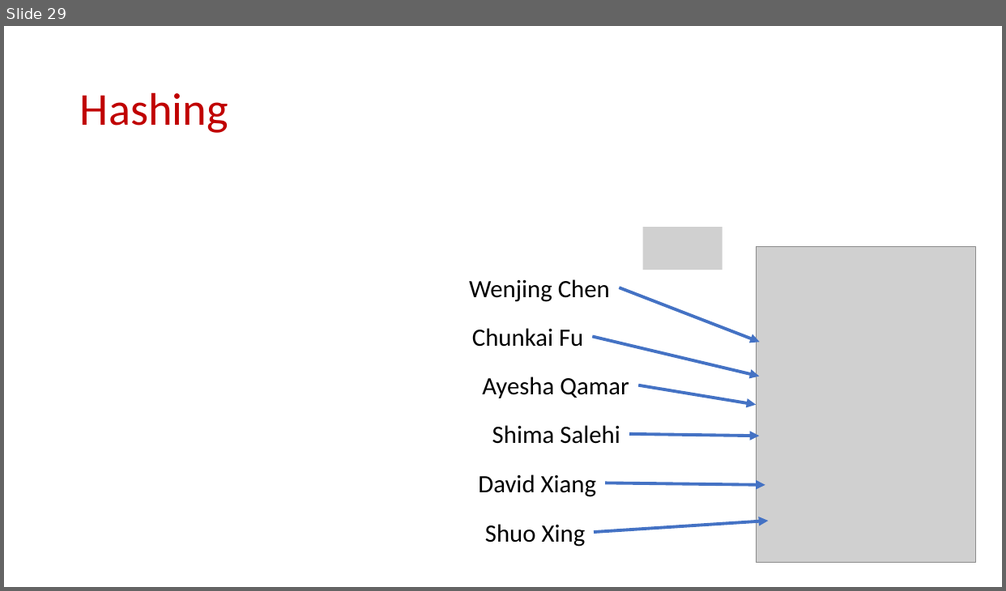
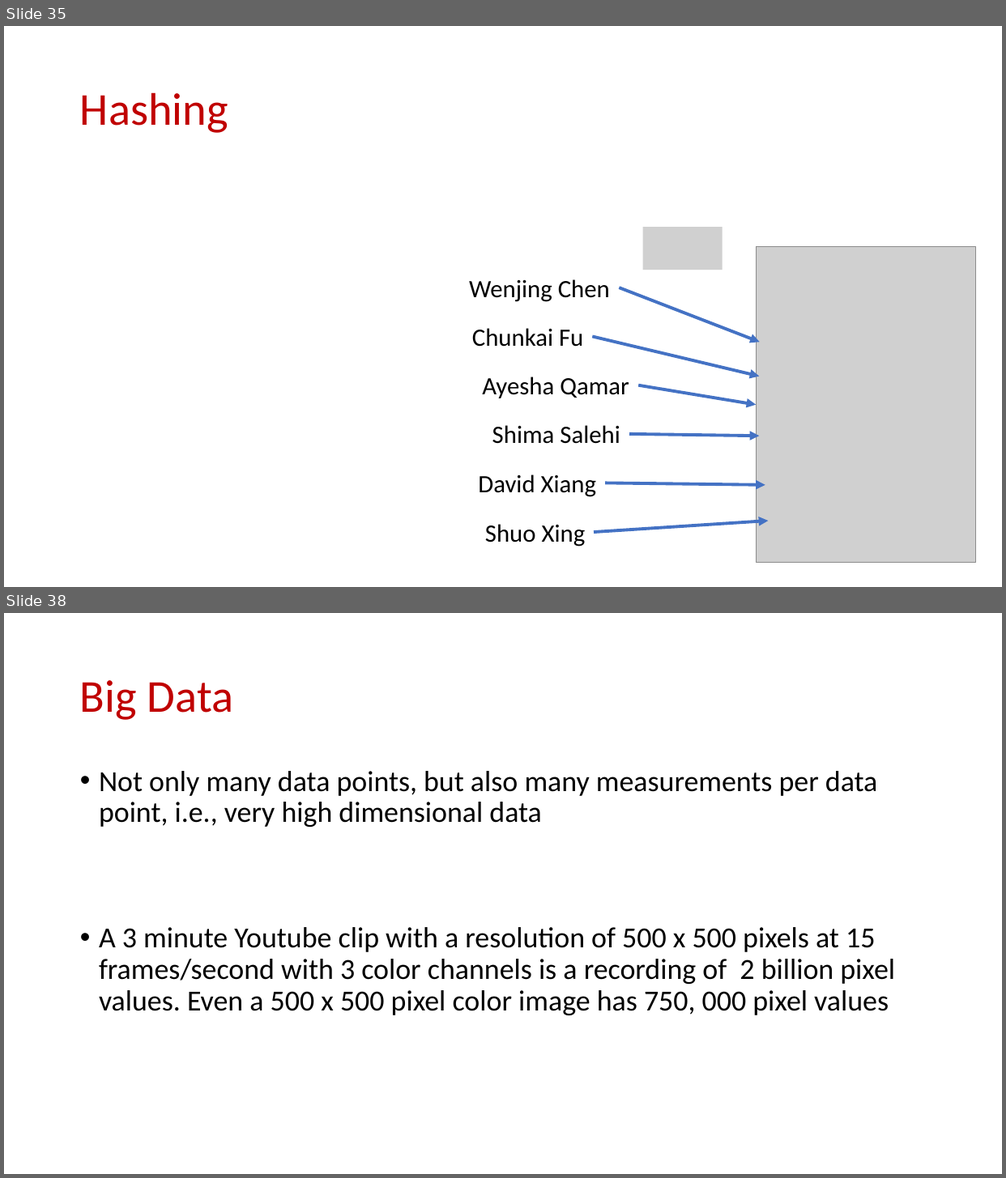
Before and after one commit to samsonzhou/samsonzhou.github.io, a slide deck: CSCE689-23/L5.pptx. Shown one above the other, each under a label of ours: slide 29 before the commit, slides 35 and 38 after it; the slides between them are not shown. The pictures are 1006x591 and 1006x1178 pixels, drawn with LibreOffice and Linux fonts; fonts in the diff are those of the drawing; grey boxes stand for pictures. Boxes give left, top, right and bottom in pixels: in the first picture for what was removed or moved away, otherwise in the second. Text is boxed around its words. In the diff, an @@ line names an element or a change of style, - is before the commit and + after.

```diff
--- a/CSCE689-23/L5.pptx
+++ b/CSCE689-23/L5.pptx
@@ slide 38 added at [4, 613, 1002, 1174], background #FFFFFF @@
@@ title added at [80, 680, 234, 720], 44 pt, text #C00000 @@
+Big Data
@@ text added at [99, 771, 895, 1016], 28 pt, text #000000 @@
+• Not only many data points, but also many measurements per data point, i.e., very high dimensional data
+• A 3 minute Youtube clip with a resolution of 500 x 500 pixels at 15 frames/second with 3 color channels is a recording of 2 billion pixel values. Even a 500 x 500 pixel color image has 750, 000 pixel values
@@ what was slide 29 is now slide 35 @@
```
Also in this commit, not shown: 9 other slides added, 1 other file.
